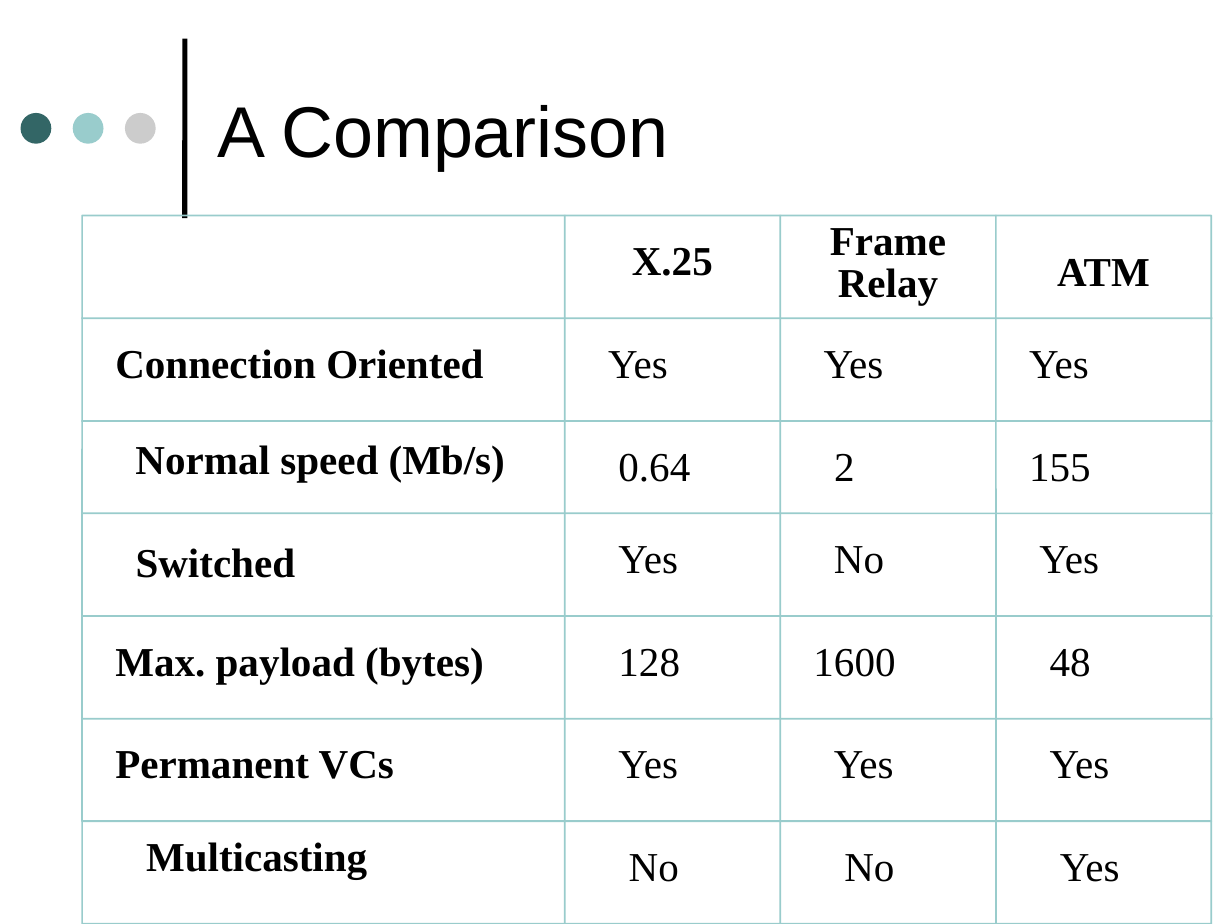
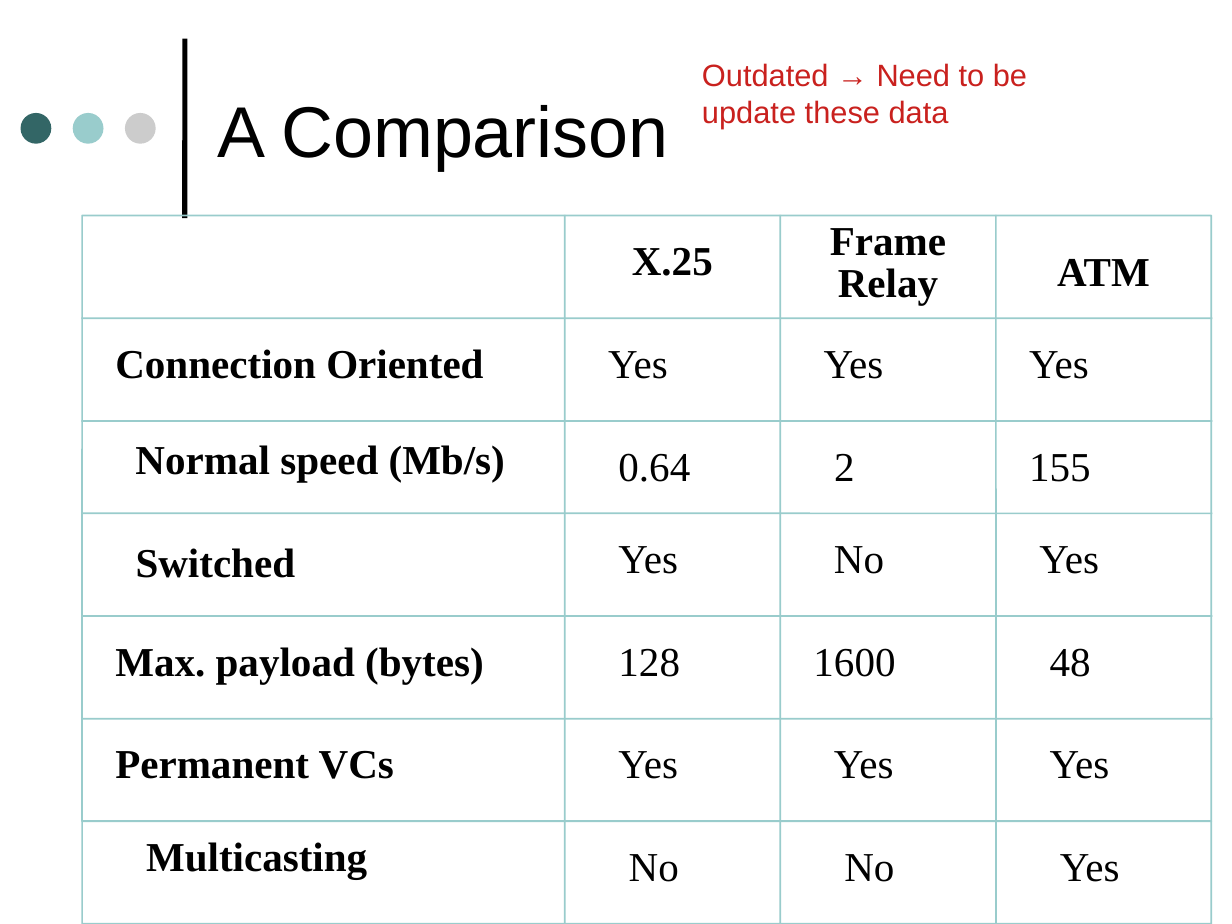
Before and after one commit to SahanWeerasiri/sem4, a slide deck: slide 23 of Computer Networks/WANs.odp. Drawn at 1232x924 pixels with LibreOffice and Linux fonts; fonts in the diff are those of the drawing. Boxes give left, top, right and bottom in pixels: in the first picture for what was removed or moved away, otherwise in the second. Text is boxed around its words. In the diff, an @@ line names an element or a change of style, - is before the commit and + after.

```diff
--- a/Computer Networks/WANs.odp
+++ b/Computer Networks/WANs.odp
@@ text added at [702,63,1027,128], 18 pt, text #C9211E @@
+Outdated → Need to be update these data
```
Also in this commit, not shown: 25 other slides changed.
